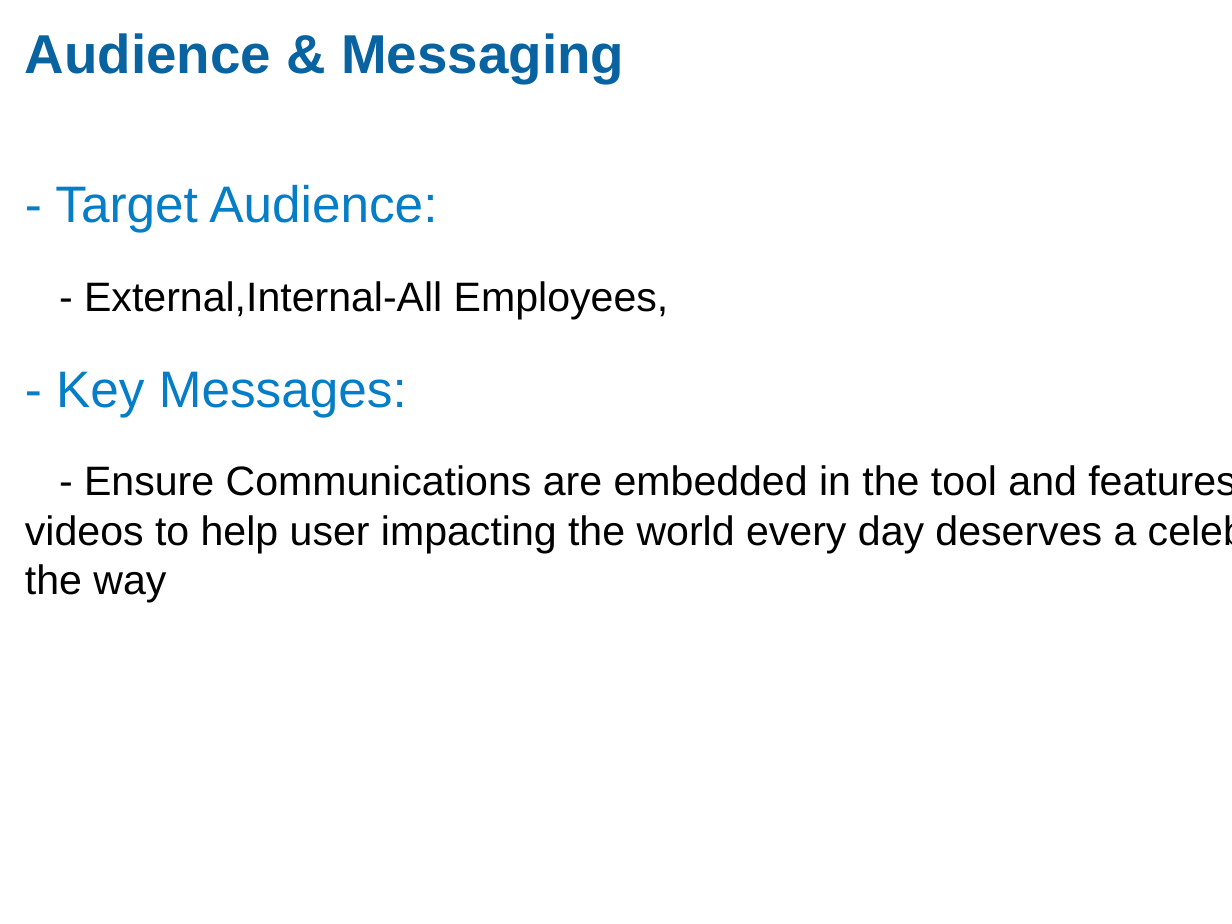
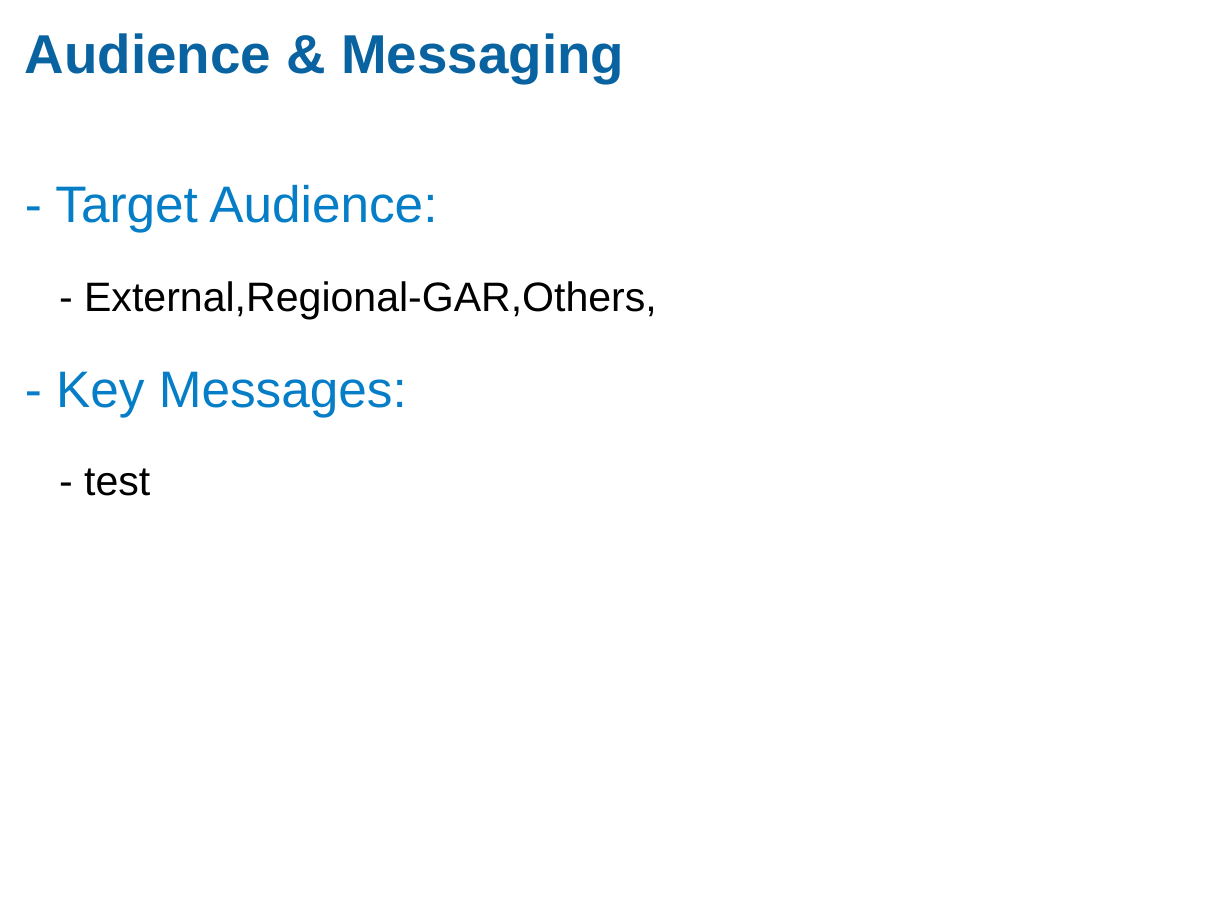
Before and after one commit to praveenkumar-m18/spider-event-calendar, a slide deck: slide 4 of calendar.pptx. Drawn at 1232x924 pixels with LibreOffice and Linux fonts; fonts in the diff are those of the drawing; background and template pictures are left out. Boxes give left, top, right and bottom in pixels: in the first picture for what was removed or moved away, otherwise in the second. Text is boxed around its words. In the diff, an @@ line names an element or a change of style, - is before the commit and + after.

```diff
--- a/calendar.pptx
+++ b/calendar.pptx
@@ text at (55,184,657,496): text changed @@
-- Target Audience:
-- External,Internal-All Employees,
-- Key Messages:
-- Ensure Communications are embedded in the tool and features real-time job aids, videos to help user impacting the world every day deserves a celebration along the way
+- Target Audience:
+- External,Regional-GAR,Others,
+- Key Messages:
+- test
```
Also in this commit, not shown: 5 other slides changed, 6 other files.
